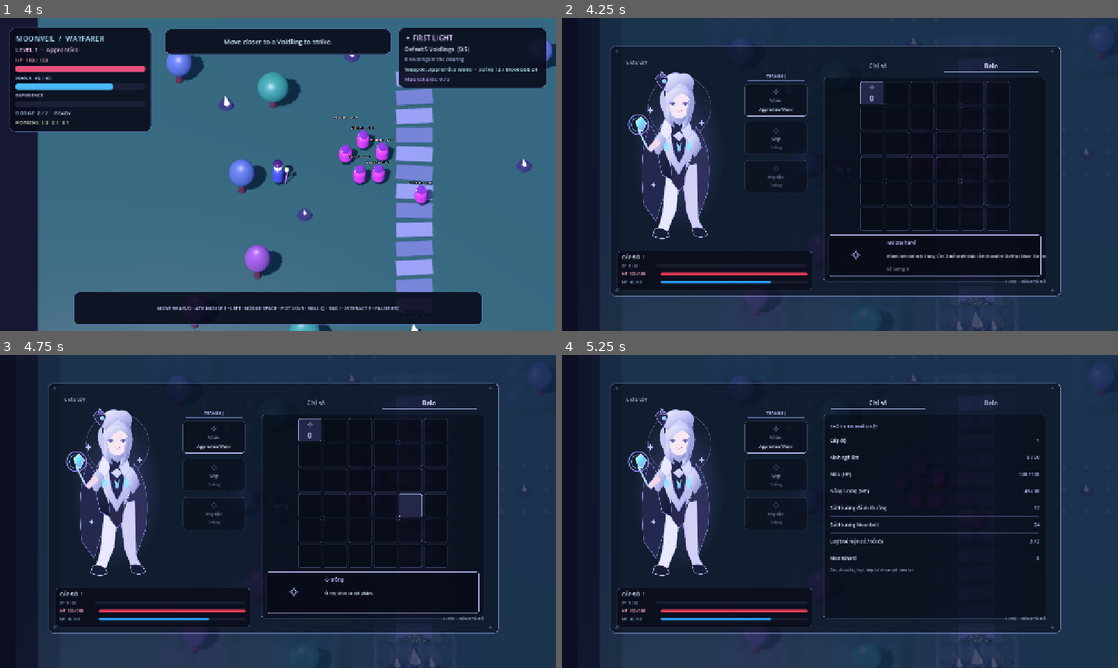
Above: before the commit, frames 1-4 (two rows, left to right).
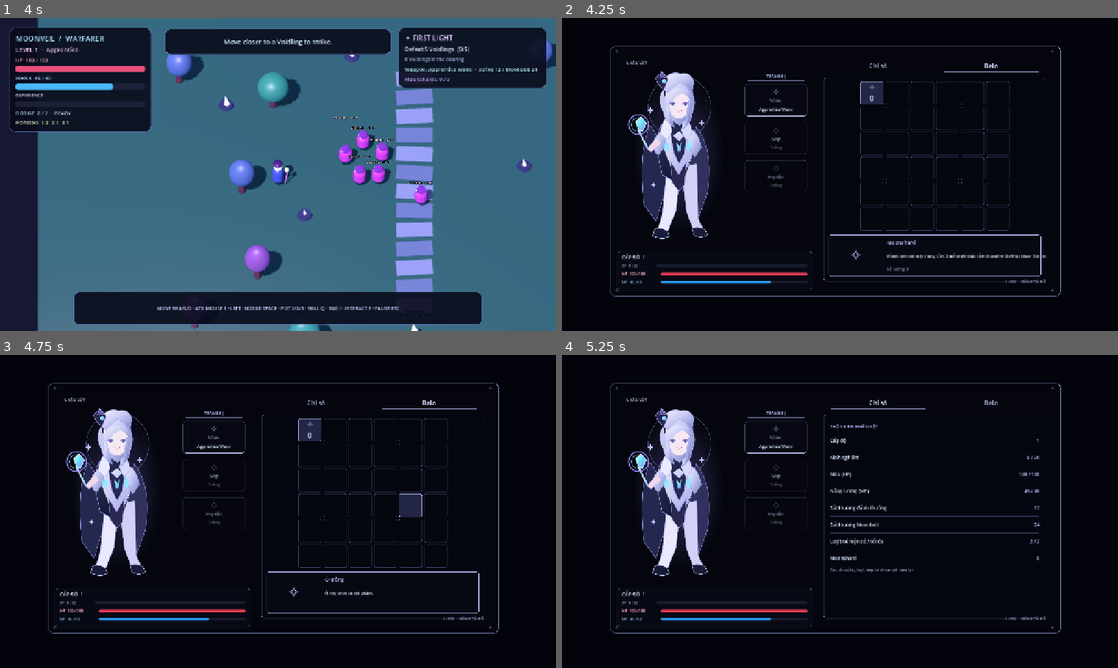
Above: after the commit, the same moments.

Repository: Mia29520050/project-M
Game: Godot game, scene res://scenes/main.tscn
The game is run twice, just before and just after one commit, with the same random seed, the same clock (stepped at 60 frames per second) and the same inputs. This scene is started directly instead of the project's main scene.
Inputs (mouse positions are in pixels of both pictures, inside the frame that each line leads up to):
- Up to frame 1 (4 s): tap Enter at 0.5 s; move the mouse to (250, 237) at 0.52 s; press the mouse at (250, 237) at 0.53 s; hold W (move_up) 0.53-2.03 s; move the mouse to (444, 221) at 1.27 s; release the mouse at (444, 221) at 1.28 s; tap Space (dodge) at 1.35 s; click (444, 221) at 1.42 s; move the mouse to (111, 127) at 2.02 s; hold E (interact) 2.03-2.78 s; hold A (move_left) 2.03-3.53 s; click (111, 127) at 2.17 s; move the mouse to (305, 174) at 2.77 s; tap Q (moonbolt) at 2.85 s; click (305, 174) at 2.92 s; move the mouse to (194, 96) at 3.52 s; hold S (move_down) from 3.53 s (still down); hold 3 (potion_greater) from 3.53 s (still down); click (194, 96) at 3.67 s
- Up to frame 2 (4.25 s): keep holding S (move_down); keep holding 3 (potion_greater); tap I (inventory) at 4.15 s
- Up to frame 3 (4.75 s): move the mouse to (400, 495) at 4.27 s; release S (move_down) at 4.28 s; release 3 (potion_greater) at 4.28 s; hold D (move_right) from 4.28 s (still down); tap 1 (potion_minor) at 4.35 s; click (400, 495) at 4.42 s
- Up to frame 4 (5.25 s): release D (move_right) at 5 s; click "Chỉ số" at 5 s

Frame 1 is identical in both runs. In frame 2, 59% of the frame differs, in the area x 2-100%, y 0-100%; in frame 3, 59%; in frame 4, 62%.

Commit message:
Remove ghosting from inventory backdrop

Diff:
--- a/scripts/inventory_panel.gd
+++ b/scripts/inventory_panel.gd
@@ -58,19 +58,15 @@
 	_refresh_bag_content()
 
 func _build_ui() -> void:
-	# Explicitly capture the current scene/HUD before the blur shader samples it.
-	var back_buffer := BackBufferCopy.new()
-	back_buffer.copy_mode = BackBufferCopy.COPY_MODE_VIEWPORT
-	add_child(back_buffer)
-
-	# Blur and dim only the captured scene; inventory UI is drawn afterwards and stays crisp.
-	var blur_overlay := ColorRect.new()
-	blur_overlay.set_anchors_and_offsets_preset(Control.PRESET_FULL_RECT)
-	blur_overlay.mouse_filter = Control.MOUSE_FILTER_STOP
-	var blur_material := ShaderMaterial.new()
-	blur_material.shader = load("res://shaders/inventory_blur.gdshader") as Shader
-	blur_overlay.material = blur_material
-	add_child(blur_overlay)
+	# Use a stable translucent tint rather than sampling the live viewport.
+	# Sparse screen-texture samples left ghosted copies of the HUD/world behind
+	# the satchel on the GL Compatibility renderer.
+	var backdrop := ColorRect.new()
+	backdrop.name = "InventoryBackdrop"
+	backdrop.set_anchors_and_offsets_preset(Control.PRESET_FULL_RECT)
+	backdrop.color = Color(0.012, 0.018, 0.044, 1.0)
+	backdrop.mouse_filter = Control.MOUSE_FILTER_STOP
+	add_child(backdrop)
 
 	# The old panel occupied almost the entire 1280x720 viewport. Scale the whole
 	# interface uniformly so the full-body art, item grid and text keep their ratios.
--- a/shaders/inventory_blur.gdshader
+++ /dev/null
@@ -1,23 +0,0 @@
-shader_type canvas_item;
-
-uniform sampler2D screen_texture : hint_screen_texture, filter_linear;
-uniform float blur_radius = 20.0;
-uniform float overlay_alpha = 0.88;
-uniform vec3 tint = vec3(0.62, 0.63, 0.80);
-
-void fragment() {
-	vec2 px = SCREEN_PIXEL_SIZE * blur_radius;
-	vec4 color = texture(screen_texture, SCREEN_UV) * 0.20;
-	color += texture(screen_texture, SCREEN_UV + vec2(px.x, 0.0)) * 0.10;
-	color += texture(screen_texture, SCREEN_UV - vec2(px.x, 0.0)) * 0.10;
-	color += texture(screen_texture, SCREEN_UV + vec2(0.0, px.y)) * 0.10;
-	color += texture(screen_texture, SCREEN_UV - vec2(0.0, px.y)) * 0.10;
-	color += texture(screen_texture, SCREEN_UV + px) * 0.10;
-	color += texture(screen_texture, SCREEN_UV - px) * 0.10;
-	color += texture(screen_texture, SCREEN_UV + vec2(px.x, -px.y)) * 0.10;
-	color += texture(screen_texture, SCREEN_UV + vec2(-px.x, px.y)) * 0.10;
-	color.rgb *= tint;
-	color.rgb = mix(color.rgb, vec3(0.025, 0.030, 0.070), 0.38);
-	color.a = overlay_alpha;
-	COLOR = color;
-}
Not shown, removed: shaders/inventory_blur.gdshader.uid
Not shown, changed: docs/HANDOFF_2026-10-12_SETTINGS.md
Not shown, changed: docs/QA_CHECKLIST.md
